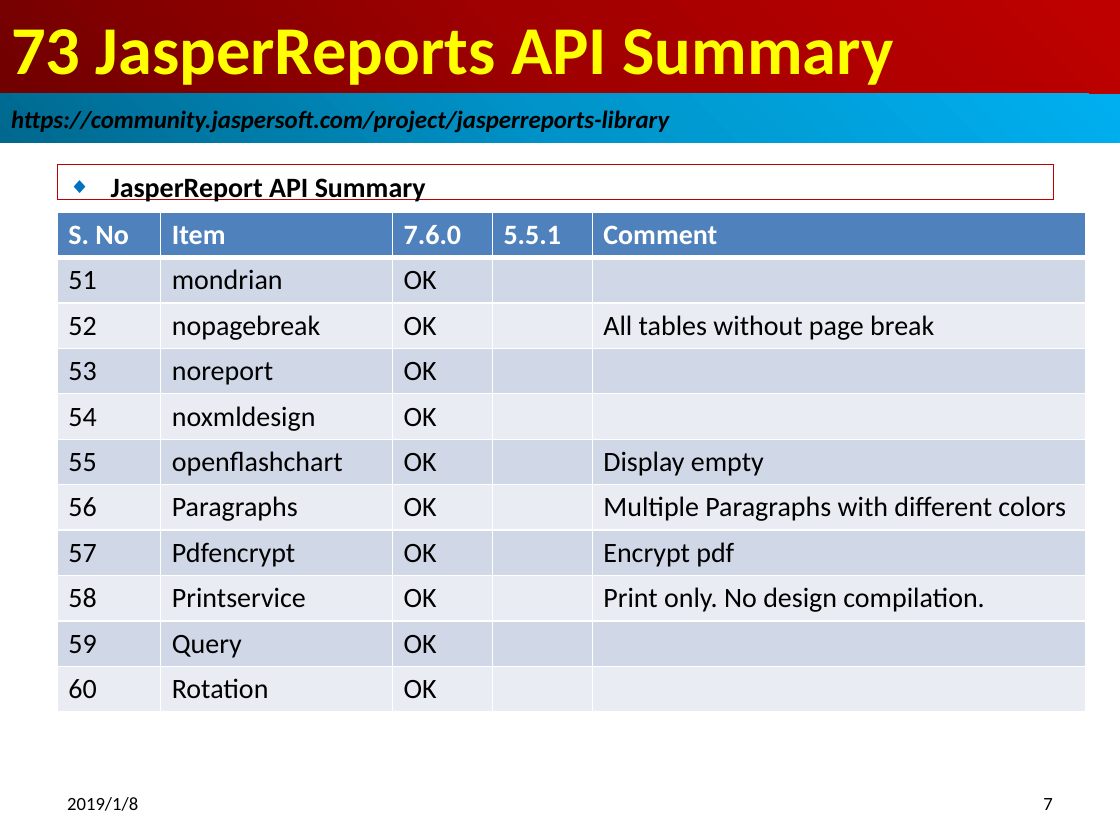
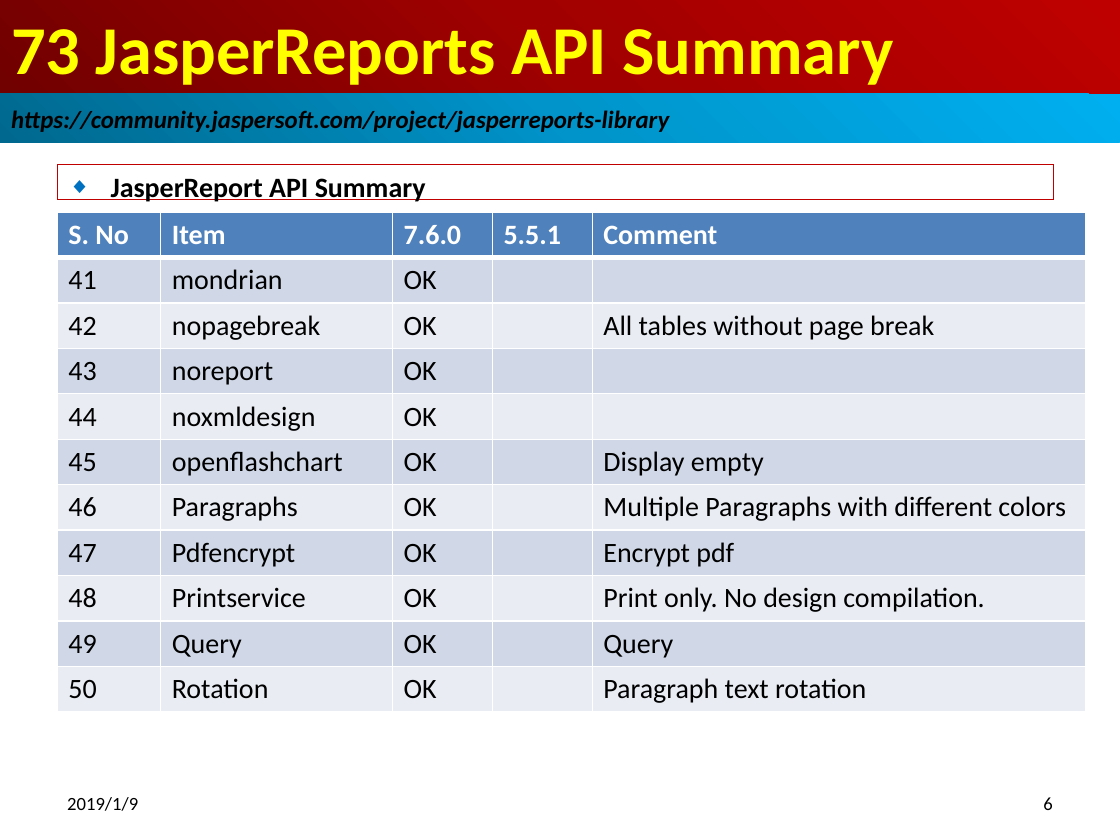
Before and after one commit to peterhchen/100-jasper-report-api-6.7.0, a slide deck: slide 6 of 15_Ch73_API_Summary.pptx (slide 7 before the commit). Drawn at 1120x840 pixels with LibreOffice and Linux fonts; fonts in the diff are those of the drawing. Boxes give left, top, right and bottom in pixels: in the first picture for what was removed or moved away, otherwise in the second. Text is boxed around its words. In the diff, an @@ line names an element or a change of style, - is before the commit and + after.

```diff
--- a/15_Ch73_API_Summary.pptx
+++ b/15_Ch73_API_Summary.pptx
@@ table at bbox=[57, 212, 1085, 709] @@
-row 2, column 1: 51
+row 2, column 1: 41
-row 3, column 1: 52
+row 3, column 1: 42
-row 4, column 1: 53
+row 4, column 1: 43
-row 5, column 1: 54
+row 5, column 1: 44
-row 6, column 1: 55
+row 6, column 1: 45
-row 7, column 1: 56
+row 7, column 1: 46
-row 8, column 1: 57
+row 8, column 1: 47
-row 9, column 1: 58
+row 9, column 1: 48
-row 10, column 1: 59
+row 10, column 1: 49
-row 10, column 5: 
+row 10, column 5: Query
-row 11, column 1: 60
+row 11, column 1: 50
-row 11, column 5: 
+row 11, column 5: Paragraph text rotation
@@ text at bbox=[67, 797, 138, 811]: text changed @@
-2019/1/8
+2019/1/9
@@ page number at bbox=[1043, 797, 1052, 810]: text changed @@
-7
+6
```
Also in this commit, not shown: 9 other slides changed, 7 other files.
